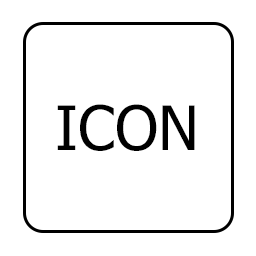
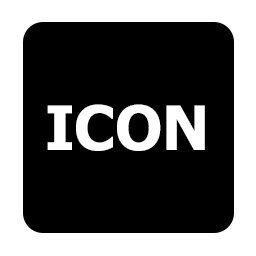
Two versions of the same layered image (256x256). Layer-by-layer changes:
painted on "icon" over [47, 104, 205, 151]
painted on "Rounded Rectangle 1" over [26, 25, 231, 230]
